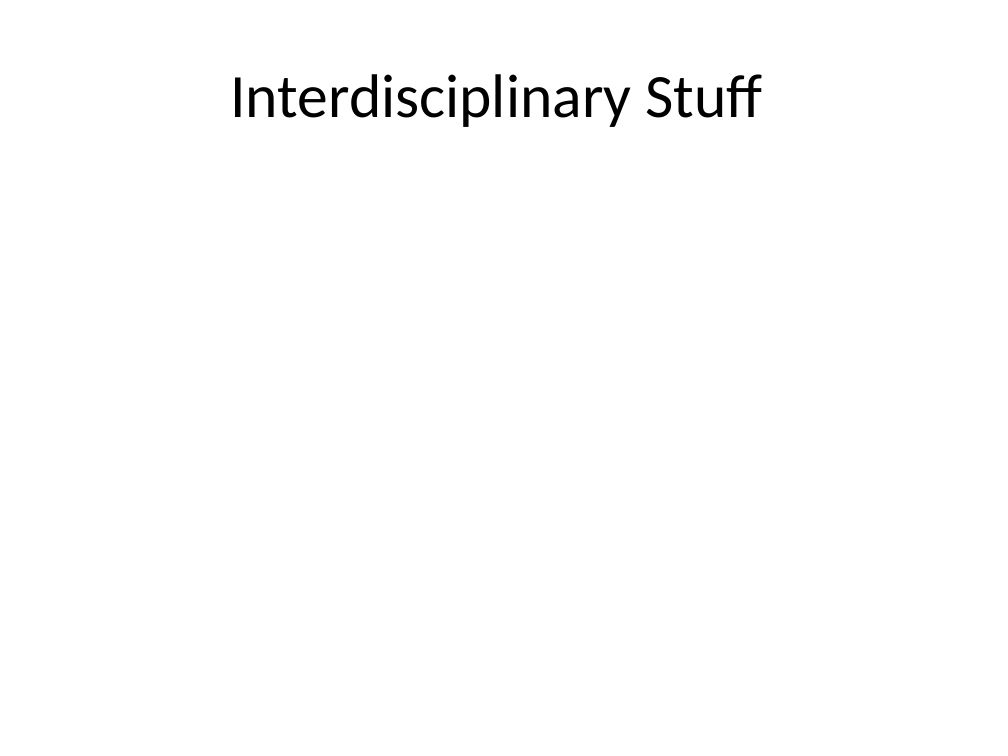
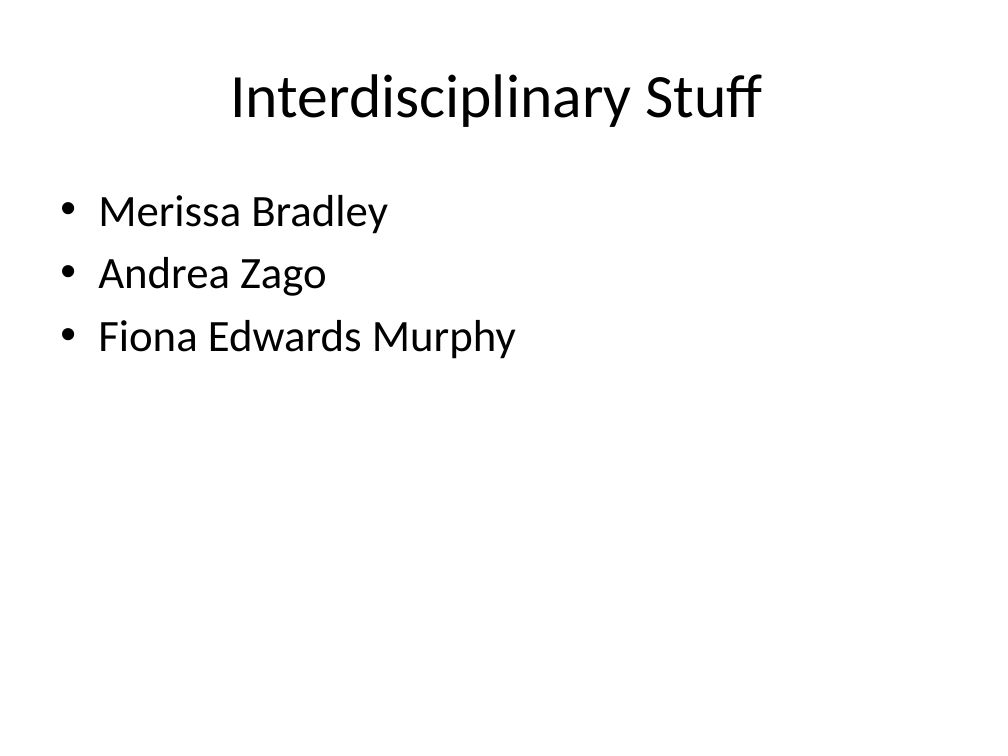
Before and after one commit to AlexJaeger/presfyp, a slide deck: slide 6 of midas/midas_pres.pptx (slide 5 before the commit). Drawn at 1008x756 pixels with LibreOffice and Linux fonts; fonts in the diff are those of the drawing. Boxes give left, top, right and bottom in pixels: in the first picture for what was removed or moved away, otherwise in the second. Text is boxed around its words. In the diff, an @@ line names an element or a change of style, - is before the commit and + after.

```diff
--- a/midas/midas_pres.pptx
+++ b/midas/midas_pres.pptx
@@ text added at (x1=98, y1=195, x2=516, y2=359), 32 pt, text #000000 @@
+• Merissa Bradley
+• Andrea Zago
+• Fiona Edwards Murphy
```
Also in this commit, not shown: 3 other slides changed, 4 slides added, 2 slides removed.
